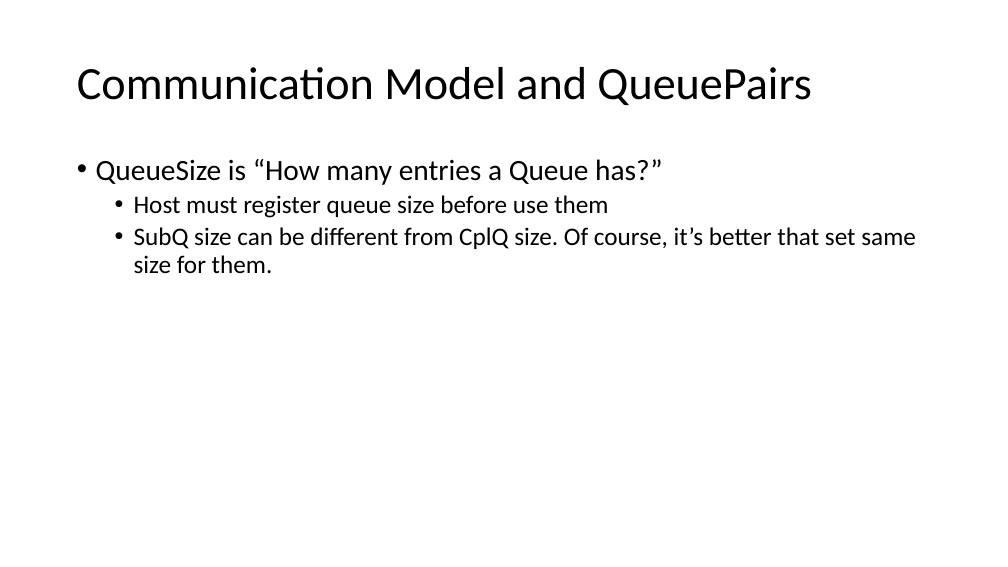
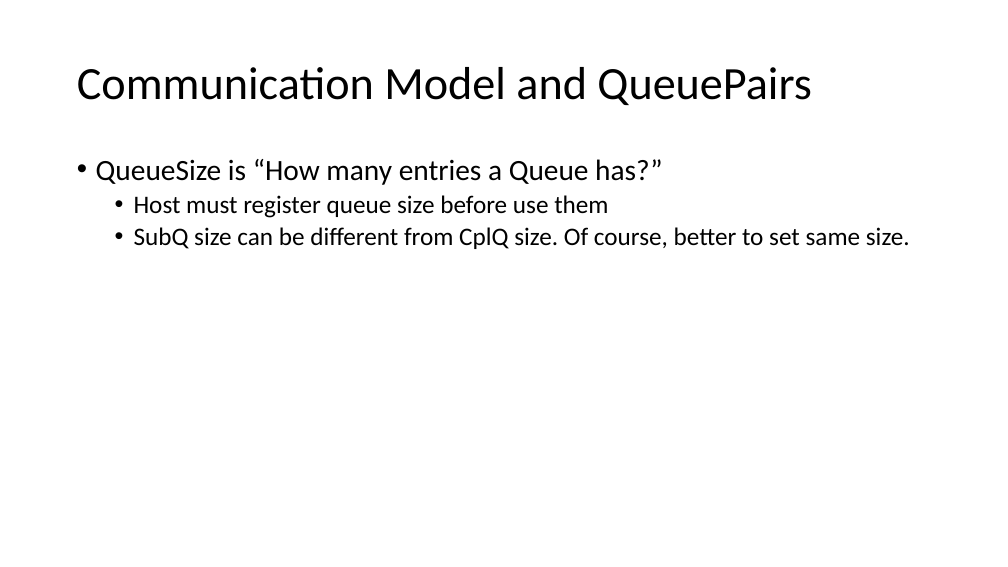
Before and after one commit to smokingpc/glendronach, a slide deck: slide 12 of doc/SPCNVMe_Introduction.pptx. Drawn at 1008x567 pixels with LibreOffice and Linux fonts; fonts in the diff are those of the drawing. Boxes give left, top, right and bottom in pixels: in the first picture for what was removed or moved away, otherwise in the second. Text is boxed around its words. In the diff, an @@ line names an element or a change of style, - is before the commit and + after.

```diff
--- a/doc/SPCNVMe_Introduction.pptx
+++ b/doc/SPCNVMe_Introduction.pptx
@@ text at (x1=134, y1=227, x2=910, y2=249): text changed @@
-  • SubQ size can be different from CplQ size. Of course, it’s better that set same size for them.
+  • SubQ size can be different from CplQ size. Of course, better to set same size.
```
Also in this commit, not shown: 9 other slides changed, 4 slides added, 5 slides removed.
